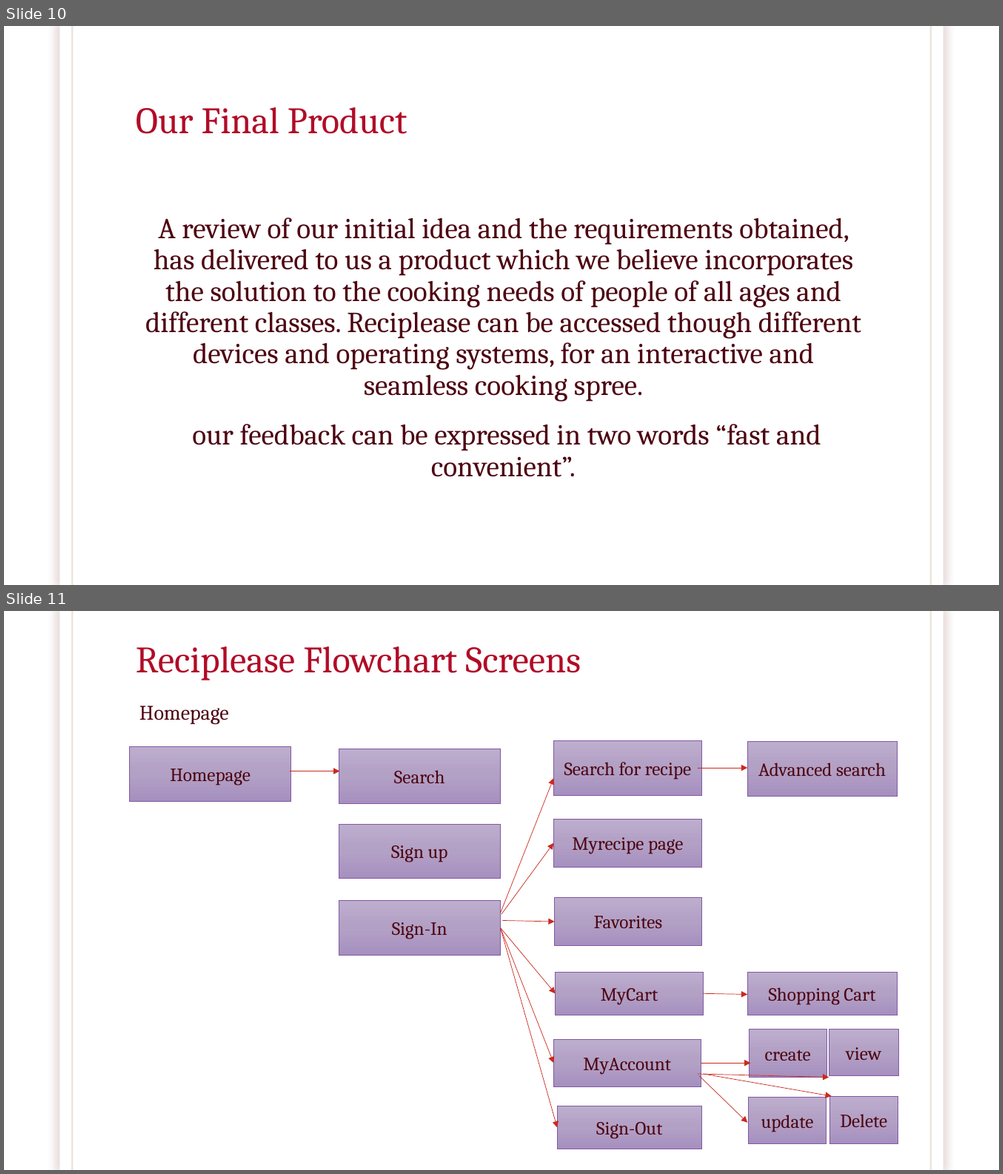
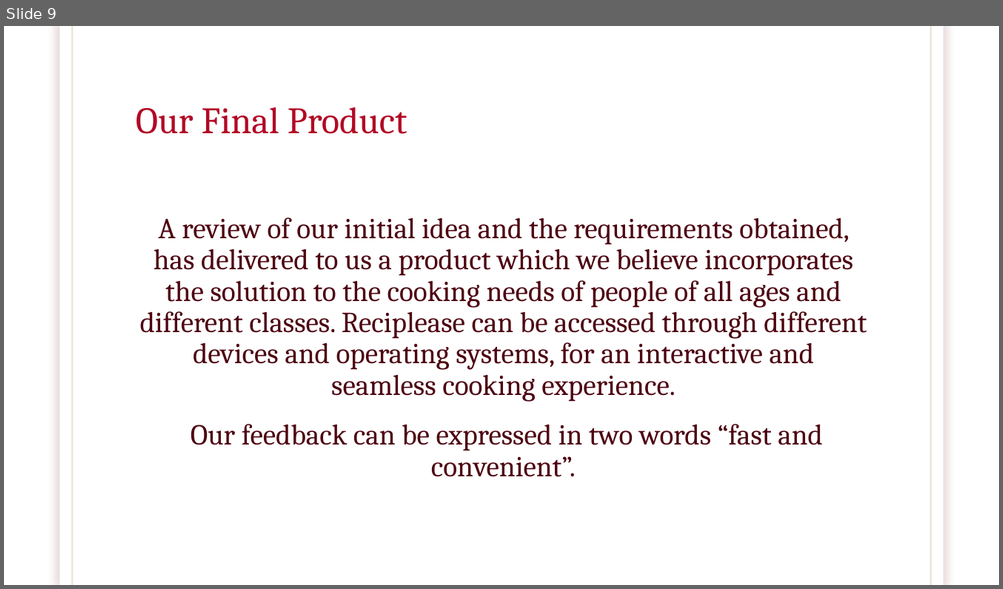
Before and after one commit to brawer88/NewRepo---Capstone, a slide deck: RECIPLEASE.pptx. Shown one above the other, each under a label of ours: slides 10 and 11 before the commit, slide 9 after it. The pictures are 1003x1174 and 1003x589 pixels, drawn with LibreOffice and Linux fonts; fonts in the diff are those of the drawing; background and template pictures are left out. Boxes give left, top, right and bottom in pixels: in the first picture for what was removed or moved away, otherwise in the second. Text is boxed around its words. In the diff, an @@ line names an element or a change of style, - is before the commit and + after.

Commit message:
dbReciplease update

```diff
--- a/RECIPLEASE.pptx
+++ b/RECIPLEASE.pptx
@@ slide 11 removed at <box>4,611,999,1170</box>, background picture (left out); not listed: 3 template elements that a slide beside it also shows @@
@@ title removed at <box>136,647,580,681</box> @@
-Reciplease Flowchart Screens
@@ text removed at <box>139,706,229,724</box> @@
-Homepage
@@ rectangle removed at <box>553,741,702,795</box> @@
-Search for recipe
@@ rectangle removed at <box>747,741,896,796</box> @@
-Advanced search
@@ rectangle removed at <box>129,747,291,801</box> @@
-Homepage
@@ rectangle removed at <box>338,749,500,803</box> @@
-Search
@@ arrow removed from (290, 772) to (340, 772) @@
@@ arrow removed from (500, 913) to (553, 778) @@
@@ arrow removed from (697, 768) to (747, 768) @@
@@ rectangle removed at <box>338,824,500,879</box> @@
-Sign up
@@ rectangle removed at <box>553,819,702,867</box> @@
-Myrecipe page
@@ arrow removed from (501, 914) to (553, 843) @@
@@ rectangle removed at <box>555,898,702,946</box> @@
-Favorites
@@ rectangle removed at <box>338,900,500,955</box> @@
-Sign-In
@@ arrow removed from (503, 920) to (555, 922) @@
@@ arrow removed from (500, 928) to (555, 994) @@
@@ arrow removed from (500, 928) to (553, 1063) @@
@@ arrow removed from (500, 928) to (557, 1128) @@
@@ rectangle removed at <box>555,973,704,1015</box> @@
-MyCart
@@ rectangle removed at <box>747,973,896,1015</box> @@
-Shopping Cart
@@ arrow removed from (703, 994) to (747, 994) @@
@@ rectangle removed at <box>748,1030,826,1077</box> @@
-create
@@ rectangle removed at <box>828,1030,898,1076</box> @@
-view
@@ rectangle removed at <box>553,1039,700,1087</box> @@
-MyAccount
@@ arrow removed from (697, 1074) to (828, 1077) @@
@@ arrow removed from (699, 1076) to (747, 1123) @@
@@ arrow removed from (701, 1063) to (750, 1063) @@
@@ arrow removed from (703, 1074) to (831, 1096) @@
@@ rectangle removed at <box>748,1097,825,1145</box> @@
-update
@@ rectangle removed at <box>829,1096,898,1145</box> @@
-Delete
@@ rectangle removed at <box>557,1107,702,1150</box> @@
-Sign-Out
@@ what was slide 10 is now slide 9 @@
@@ slide 9 changed as well @@
@@ rectangle at <box>60,26,942,585</box>: shadow changed @@
@@ text at <box>140,218,866,477</box>: text changed @@
-A review of our initial idea and the requirements obtained, has delivered to us a product which we believe incorporates the solution to the cooking needs of people of all ages and different classes. Reciplease can be accessed though different devices and operating systems, for an interactive and seamless cooking spree.
-our feedback can be expressed in two words “fast and convenient”.
+A review of our initial idea and the requirements obtained, has delivered to us a product which we believe incorporates the solution to the cooking needs of people of all ages and different classes. Reciplease can be accessed through different devices and operating systems, for an interactive and seamless cooking experience.
+Our feedback can be expressed in two words “fast and convenient”.
```
Also in this commit, not shown: 12 other slides changed, 1 slide added, 8 other slides removed, 2 other files.
